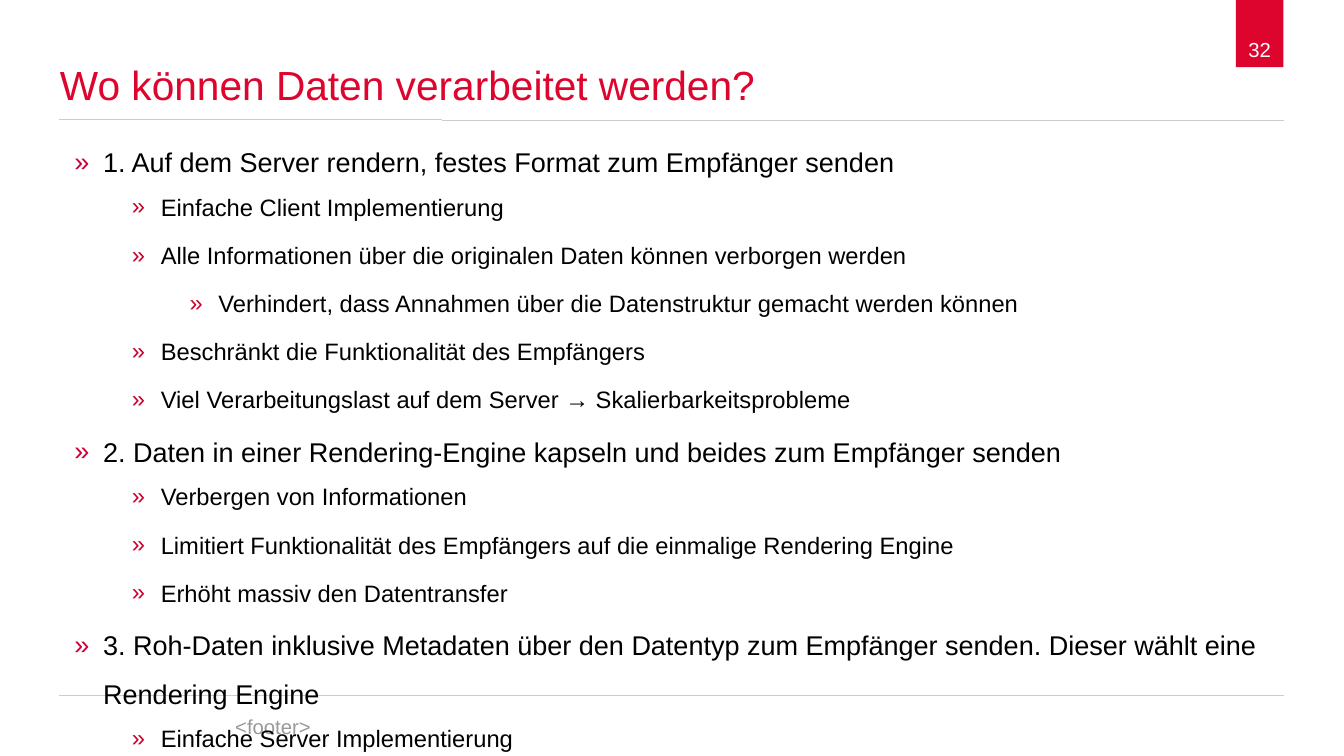
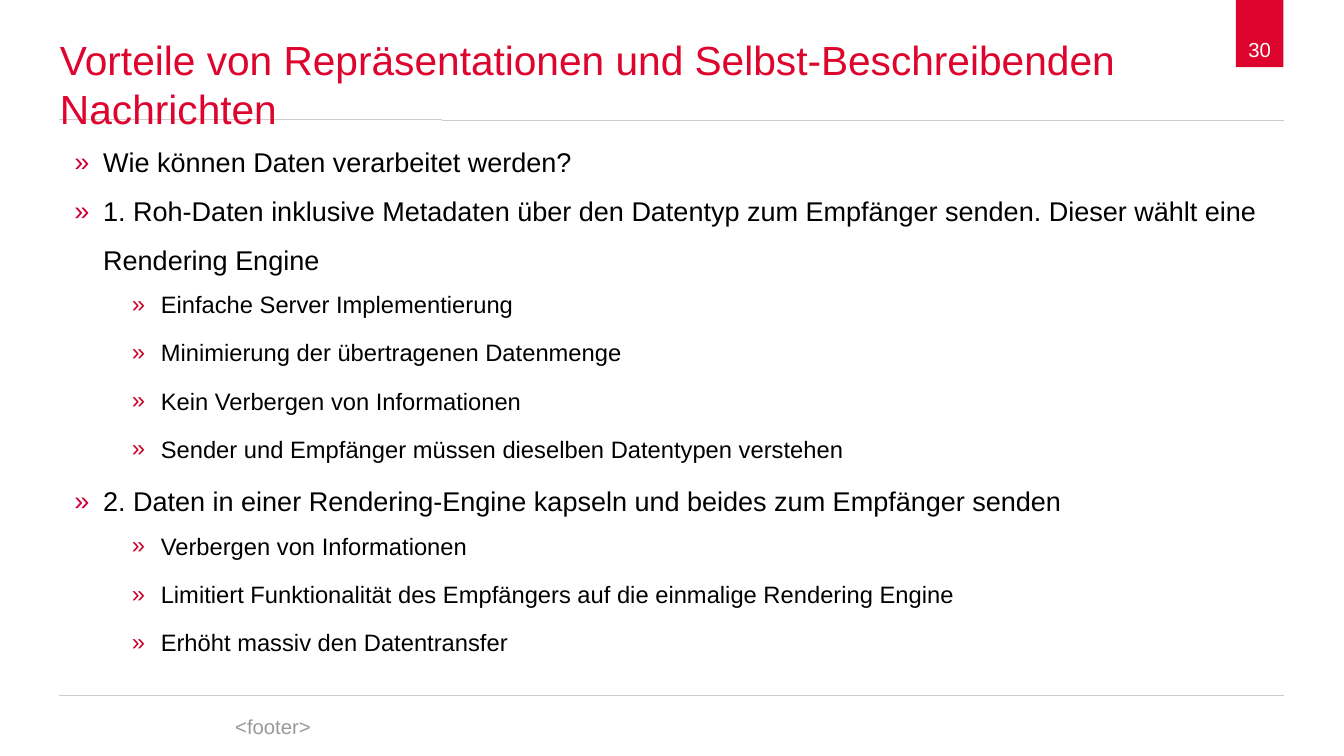
Before and after one commit to spaceone/presentations, a slide deck: slide 30 of representational-state-transfer/representational-state-transfer.odp (slide 32 before the commit). Drawn at 1344x756 pixels with LibreOffice and Linux fonts; fonts in the diff are those of the drawing; background and template pictures are left out. Boxes give left, top, right and bottom in pixels: in the first picture for what was removed or moved away, otherwise in the second. Text is boxed around its words. In the diff, an @@ line names an element or a change of style, - is before the commit and + after.

```diff
--- a/representational-state-transfer/representational-state-transfer.odp
+++ b/representational-state-transfer/representational-state-transfer.odp
@@ title added at (60, 45, 1115, 125), 24 pt, text #DD042D @@
+Vorteile von Repräsentationen und Selbst-Beschreibenden Nachrichten
@@ page number at (1248, 43, 1271, 58): text changed @@
-32
+30
@@ title removed at (60, 70, 755, 101) @@
-Wo können Daten verarbeitet werden?
@@ text at (103, 152, 1256, 463): text changed @@
-» 1. Auf dem Server rendern, festes Format zum Empfänger senden
-    » Einfache Client Implementierung
-    » Alle Informationen über die originalen Daten können verborgen werden
-        » Verhindert, dass Annahmen über die Datenstruktur gemacht werden können
-    » Beschränkt die Funktionalität des Empfängers
-    » Viel Verarbeitungslast auf dem Server → Skalierbarkeitsprobleme
+» Wie können Daten verarbeitet werden?
+» 1. Roh-Daten inklusive Metadaten über den Datentyp zum Empfänger senden. Dieser wählt eine Rendering Engine
+    » Einfache Server Implementierung
+    » Minimierung der übertragenen Datenmenge
+    » Kein Verbergen von Informationen
+    » Sender und Empfänger müssen dieselben Datentypen verstehen
@@ text at (103, 635, 1256, 752): paragraphs removed @@
-» 3. Roh-Daten inklusive Metadaten über den Datentyp zum Empfänger senden. Dieser wählt eine Rendering Engine
-    » Einfache Server Implementierung
-    » Minimierung der übertragenen Datenmenge
-    » Kein verbergen von Informationen
-    » Sender und Empfänger müssen dieselben Datentypen verstehen
```
Also in this commit, not shown: 9 other slides changed, 5 slides added, 9 slides removed, 3 other files.
